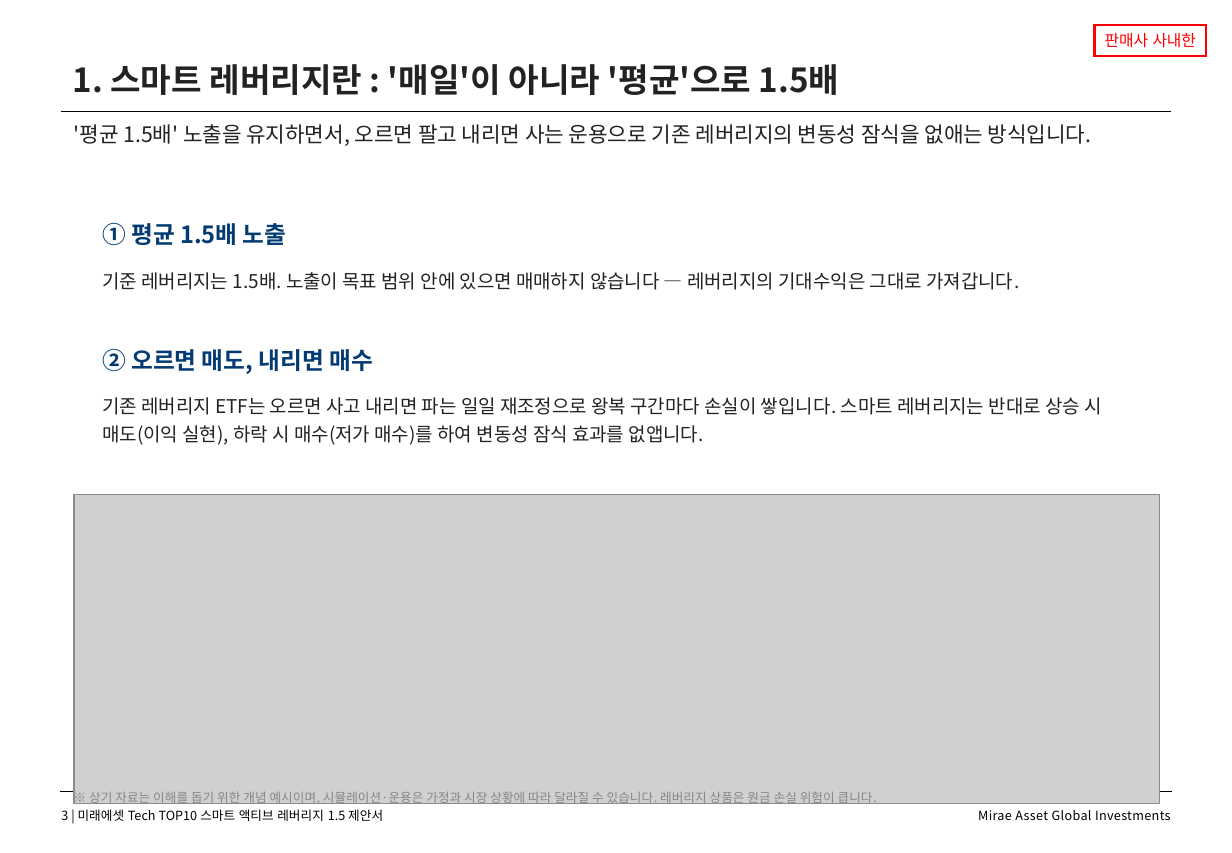
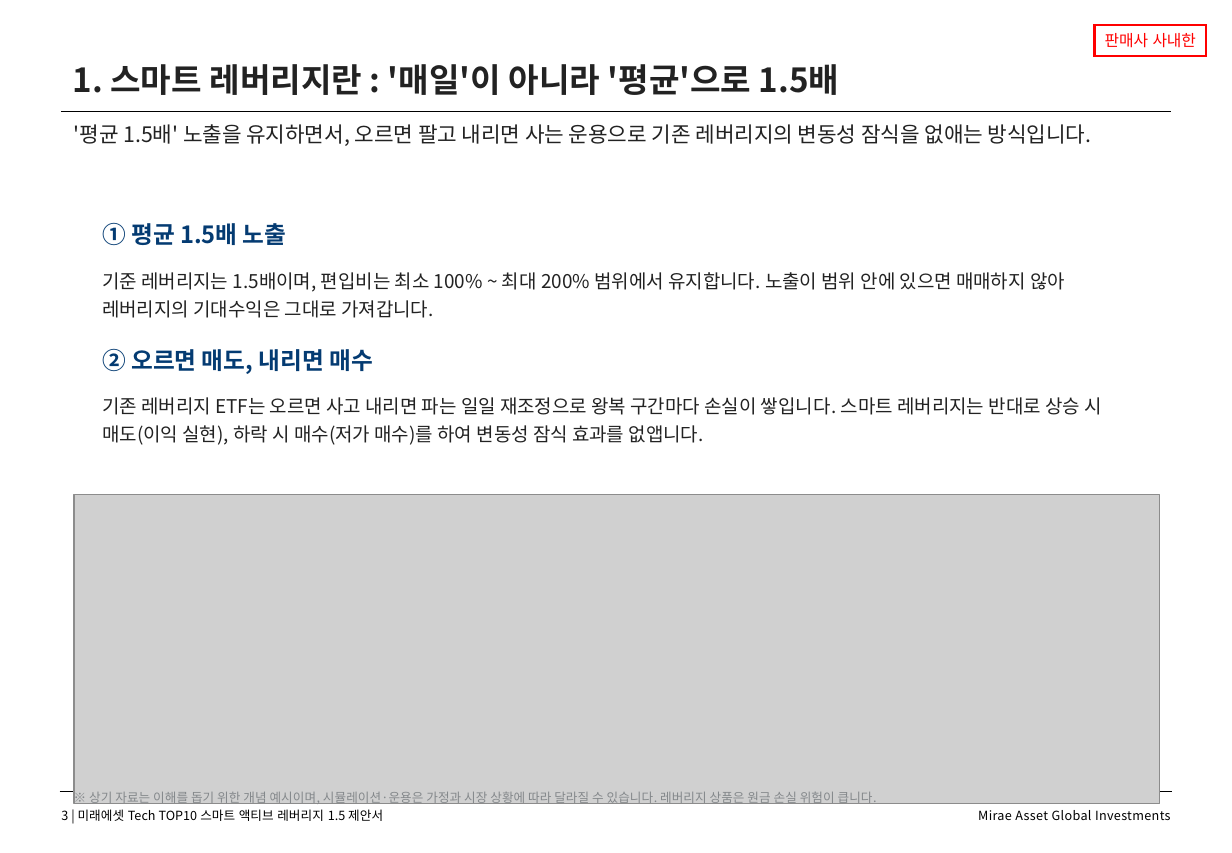
Before and after one commit to gamer383-bit/Volatility-Fund, a slide deck: slide 3 of 제안서/Tech_TOP10_스마트액티브레버리지15_v1_20260812.pptx. Drawn at 1232x853 pixels with LibreOffice and Linux fonts; fonts in the diff are those of the drawing; grey boxes stand for pictures. Boxes give left, top, right and bottom in pixels: in the first picture for what was removed or moved away, otherwise in the second. Text is boxed around its words. In the diff, an @@ line names an element or a change of style, - is before the commit and + after.

```diff
--- a/제안서/Tech_TOP10_스마트액티브레버리지15_v1_20260812.pptx
+++ b/제안서/Tech_TOP10_스마트액티브레버리지15_v1_20260812.pptx
@@ text at [102, 272, 1065, 318]: text changed @@
-기준 레버리지는 1.5배. 노출이 목표 범위 안에 있으면 매매하지 않습니다 — 레버리지의 기대수익은 그대로 가져갑니다.
+기준 레버리지는 1.5배이며, 편입비는 최소 100% ~ 최대 200% 범위에서 유지합니다. 노출이 범위 안에 있으면 매매하지 않아 레버리지의 기대수익은 그대로 가져갑니다.
```
Also in this commit, not shown: 1 other slide changed, 2 other files.
